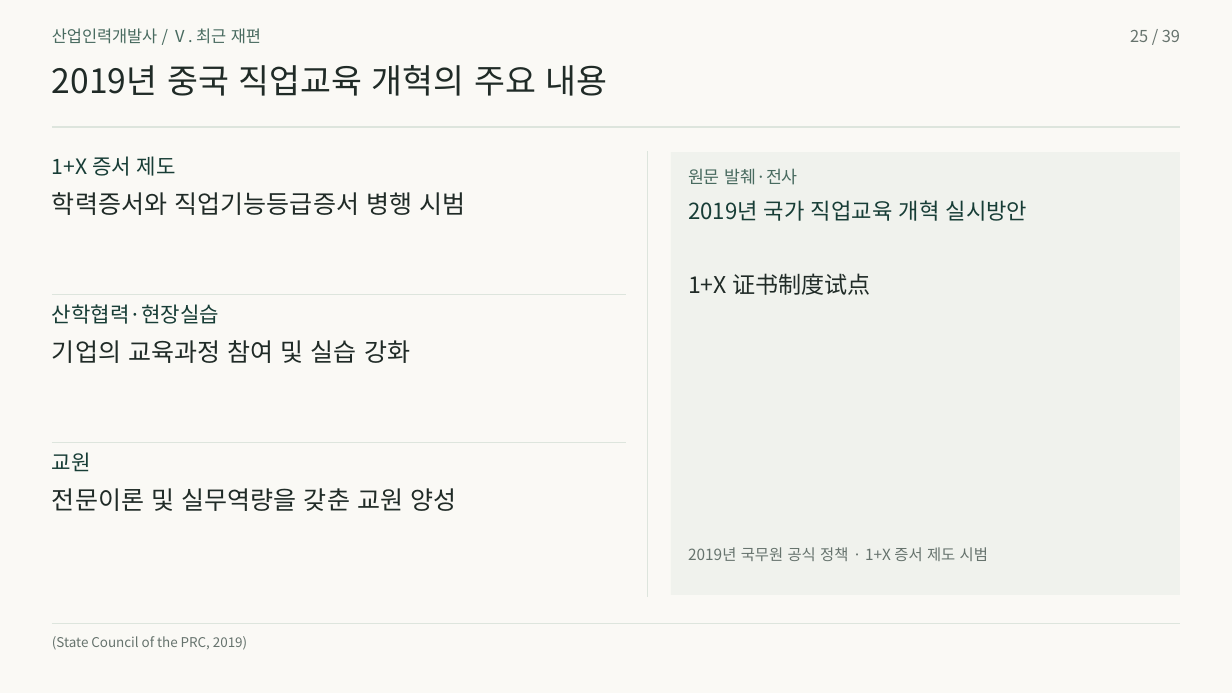
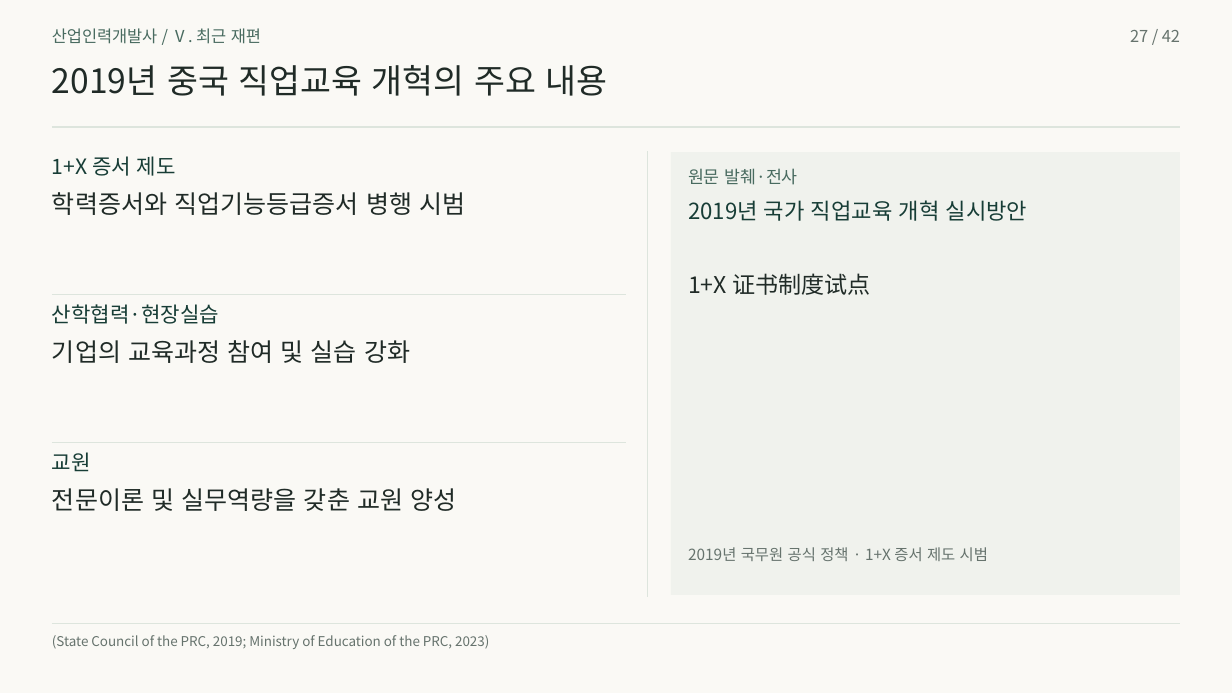
Before and after one commit to 01Chungee10/vet-history-rehearsal, a slide deck: slide 27 of au-cn-2026/presentation.pptx (slide 25 before the commit). Drawn at 1232x693 pixels with LibreOffice and Linux fonts; fonts in the diff are those of the drawing. Boxes give left, top, right and bottom in pixels: in the first picture for what was removed or moved away, otherwise in the second. Text is boxed around its words. In the diff, an @@ line names an element or a change of style, - is before the commit and + after.

```diff
--- a/au-cn-2026/presentation.pptx
+++ b/au-cn-2026/presentation.pptx
@@ text at bbox=[1130, 30, 1180, 42]: text changed @@
-25 / 39
+27 / 42
@@ text at bbox=[52, 635, 489, 649]: text changed @@
-(State Council of the PRC, 2019)
+(State Council of the PRC, 2019; Ministry of Education of the PRC, 2023)
```
Also in this commit, not shown: 38 other slides changed, 3 slides added, 46 other files.
